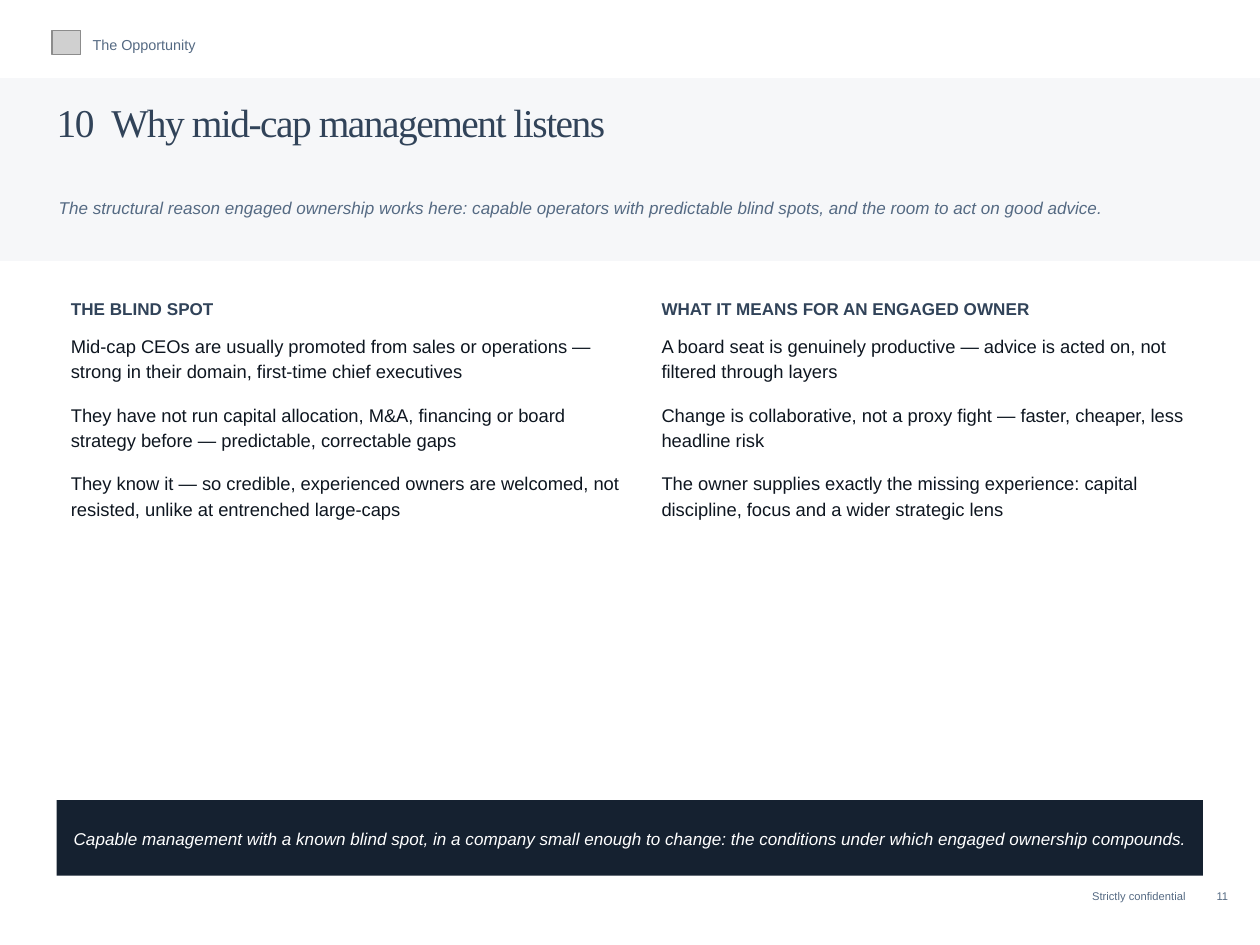
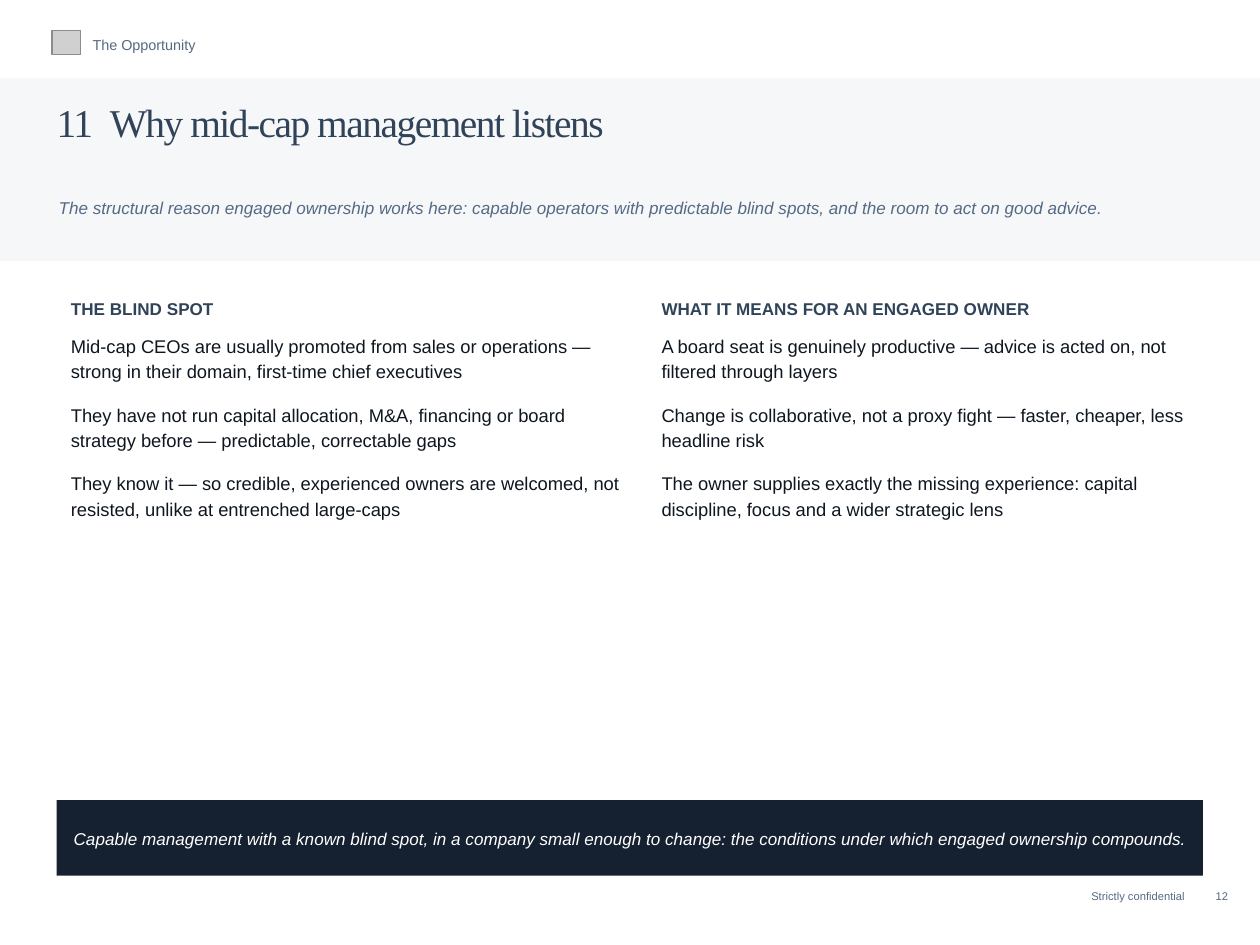
Before and after one commit to charette-lab/Claude, a slide deck: slide 14 of Athanase_Engaged_Ownership_Allocator_Deck.pptx (slide 13 before the commit). Drawn at 1260x945 pixels with LibreOffice and Linux fonts; fonts in the diff are those of the drawing; grey boxes stand for pictures. Boxes give left, top, right and bottom in pixels: in the first picture for what was removed or moved away, otherwise in the second. Text is boxed around its words. In the diff, an @@ line names an element or a change of style, - is before the commit and + after.

```diff
--- a/Athanase_Engaged_Ownership_Allocator_Deck.pptx
+++ b/Athanase_Engaged_Ownership_Allocator_Deck.pptx
@@ text at (x1=57, y1=109, x2=604, y2=145): text changed @@
-10 Why mid-cap management listens
+11 Why mid-cap management listens
@@ text at (x1=1091, y1=892, x2=1228, y2=903): text changed @@
-Strictly confidential 11
+Strictly confidential 12
```
Also in this commit, not shown: 59 other slides changed, 1 slide added, 1 other file.
